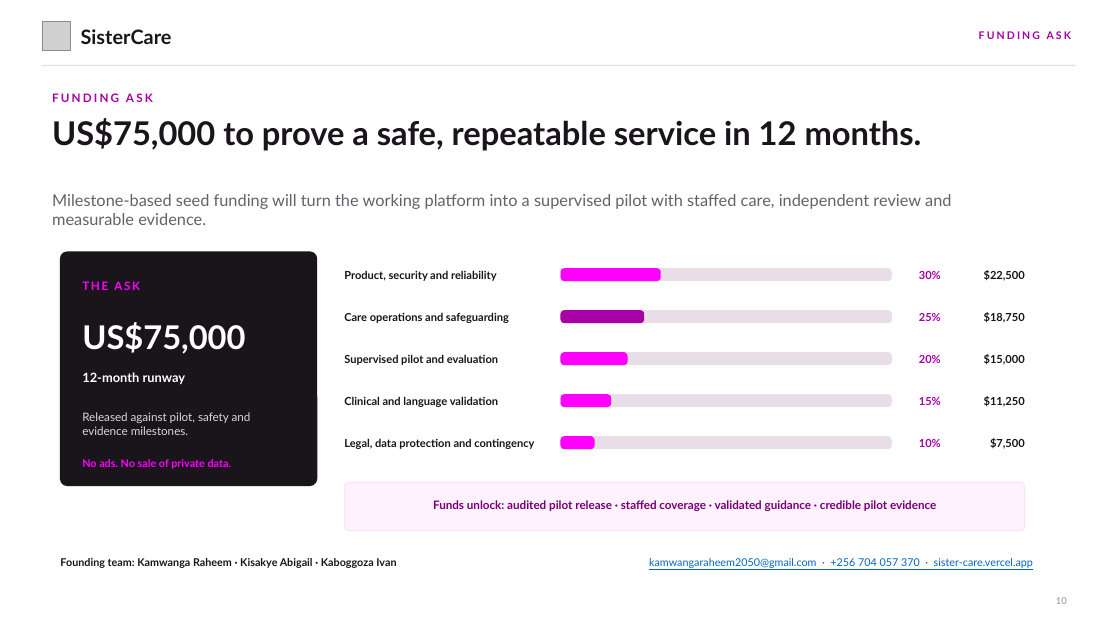
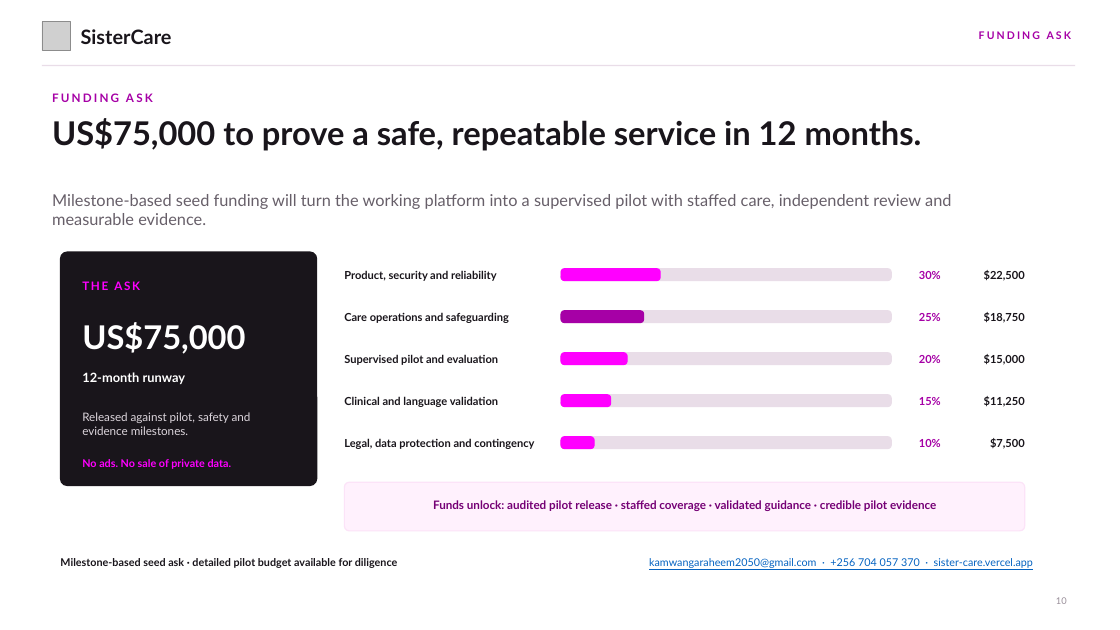
Before and after one commit to RockieRaheem/SisterCare, a slide deck: slide 10 of docs/pitch/SisterCare_Pitch_Deck.pptx. Drawn at 1120x630 pixels with LibreOffice and Linux fonts; fonts in the diff are those of the drawing; grey boxes stand for pictures. Boxes give left, top, right and bottom in pixels: in the first picture for what was removed or moved away, otherwise in the second. Text is boxed around its words. In the diff, an @@ line names an element or a change of style, - is before the commit and + after.

Commit message:
Move the app team to the final slide

```diff
--- a/docs/pitch/SisterCare_Pitch_Deck.pptx
+++ b/docs/pitch/SisterCare_Pitch_Deck.pptx
@@ text at (x1=60, y1=558, x2=398, y2=568): text changed @@
-Founding team: Kamwanga Raheem · Kisakye Abigail · Kaboggoza Ivan
+Milestone-based seed ask · detailed pilot budget available for diligence
```
Also in this commit, not shown: 1 slide added.
